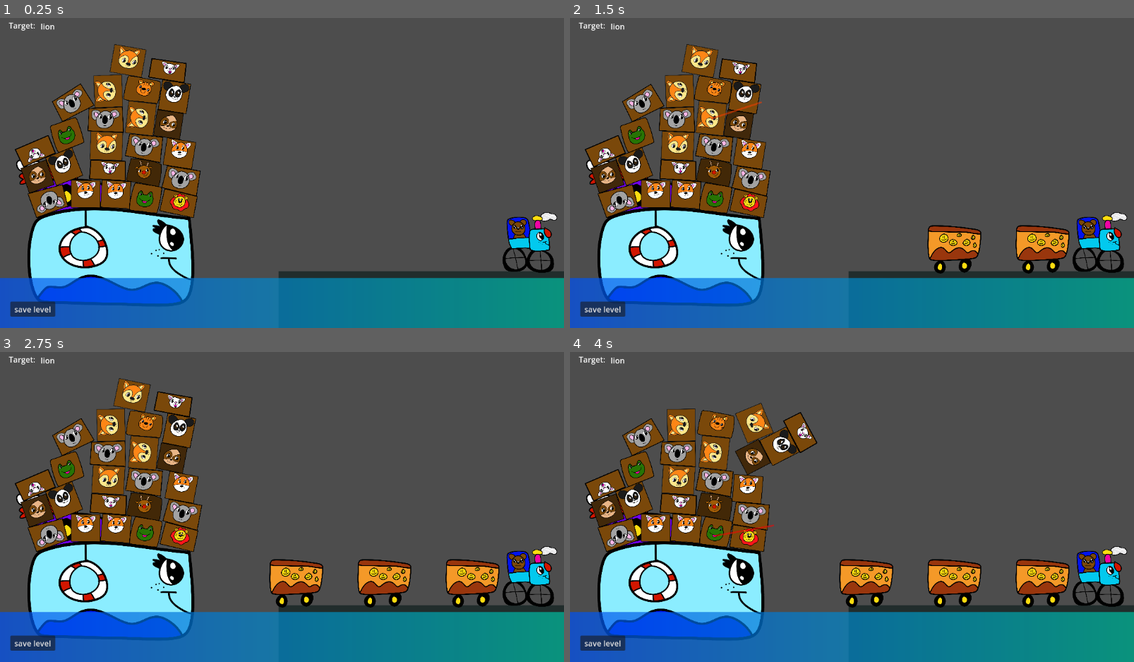
Above: before the commit, frames 1-4 (two rows, left to right).
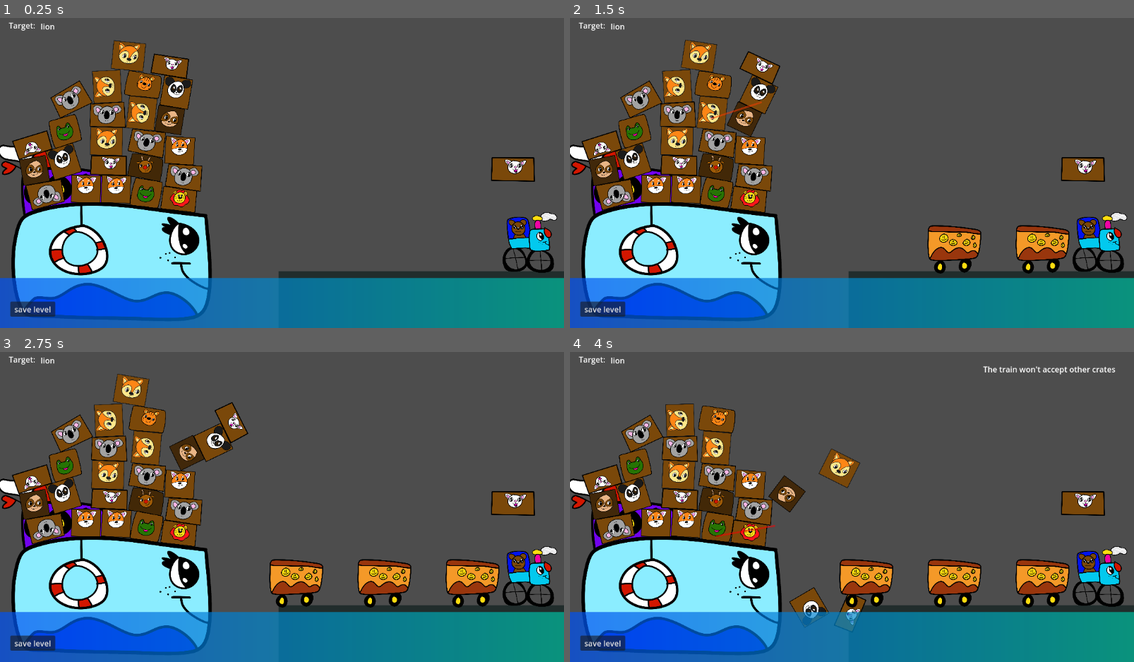
Above: after the commit, the same moments.

Repository: Huntracony/cute-crate-carrier
Game: Godot game, scene res://root.tscn
Two runs of this game, one before a commit and one after it. Both use one fixed random seed, a clock stepped at 60 frames per second and the inputs below.
Inputs (mouse positions are in pixels of both pictures, inside the frame that each line leads up to):
- Up to frame 1 (0.25 s): no input
- Up to frame 2 (1.5 s): drag from (677, 145) to (857, 70) at 0.52 s; drag from (711, 117) to (857, 70) at 1.27 s
- Up to frame 3 (2.75 s): move the mouse to (112, 426) at 2.02 s; click (112, 426) at 2.17 s
- Up to frame 4 (4 s): drag from (699, 395) to (981, 448) at 2.77 s; drag from (716, 534) to (1009, 485) at 3.52 s

The runs differ from the first frame. In frame 1, 15% of the frame differs, in the area x 0-95%, y 7-97%; in frame 2, 16%; in frame 3, 16%; in frame 4, 17%, in the area x 0-97%, y 4-97%.

Commit message:
Begin visual target

Diff:
--- /dev/null
+++ b/CrateTypeImage.gd
@@ -0,0 +1,26 @@
+extends TextureRect
+
+var crateScenes = {
+	fox = preload("res://crates/fox-crate.tscn"),
+	frog = preload("res://crates/frog-crate.tscn"),
+	koala = preload("res://crates/koala-crate.tscn"),
+	lion = preload("res://crates/lion-crate.tscn"),
+	panda = preload("res://crates/panda-crate.tscn"),
+	"red panda" = preload("res://crates/red-panda-crate.tscn"),
+	reindeer = preload("res://crates/reindeer-crate.tscn"),
+	sera = preload("res://crates/sera-crate.tscn"),
+	sloth = preload("res://crates/sloth-crate.tscn"),
+	tiger = preload("res://crates/tiger-crate.tscn")
+}
+# Called when the node enters the scene tree for the first time.
+func _ready():
+	pass # Replace with function body.
+
+
+# Called every frame. 'delta' is the elapsed time since the previous frame.
+func _process(delta):
+#	var crateType = %GameplayLoop.targetCrateType
+#	print(crateType)
+#	texture = crateScenes[crateType]
+
+	pass
--- /dev/null
+++ b/crates/cat-crate.tscn
@@ -0,0 +1,19 @@
+[gd_scene load_steps=3 format=3 uid="uid://cehw4yjtadki5"]
+
+[ext_resource type="Script" path="res://crate.gd" id="1_a2kak"]
+
+[sub_resource type="PhysicsMaterial" id="PhysicsMaterial_0x672"]
+
+[node name="Crate" type="RigidBody2D"]
+input_pickable = true
+physics_material_override = SubResource("PhysicsMaterial_0x672")
+script = ExtResource("1_a2kak")
+
+[node name="Sprite2D" type="Sprite2D" parent="."]
+position = Vector2(6.10352e-05, -8)
+scale = Vector2(0.25, 0.25)
+
+[node name="CollisionPolygon2D" type="CollisionPolygon2D" parent="."]
+polygon = PackedVector2Array(-45, -47, 57, -37, 61, -31, 63, -11, 61, 16, 57, 41, -47, 38, -58, 36, -61, 32, -59, 0, -51, -45)
+
+[connection signal="input_event" from="." to="." method="_on_input_event"]
--- /dev/null
+++ b/crates/fox1-crate.tscn
@@ -0,0 +1,19 @@
+[gd_scene load_steps=3 format=3 uid="uid://xyxhhjrtxee1"]
+
+[ext_resource type="Script" path="res://crate.gd" id="1_eep8y"]
+
+[sub_resource type="PhysicsMaterial" id="PhysicsMaterial_0x672"]
+
+[node name="Crate" type="RigidBody2D"]
+input_pickable = true
+physics_material_override = SubResource("PhysicsMaterial_0x672")
+script = ExtResource("1_eep8y")
+
+[node name="Sprite2D" type="Sprite2D" parent="."]
+position = Vector2(6.10352e-05, -8)
+scale = Vector2(0.25, 0.25)
+
+[node name="CollisionPolygon2D" type="CollisionPolygon2D" parent="."]
+polygon = PackedVector2Array(-46, -54, 53, -48, 47, 46, -53, 40)
+
+[connection signal="input_event" from="." to="." method="_on_input_event"]
--- a/root.tscn
+++ b/root.tscn
@@ -10,6 +10,8 @@
 [ext_resource type="Script" path="res://scripts/win-area.gd" id="8_4dday"]
 [ext_resource type="Script" path="res://scripts/collision-disable-area.gd" id="9_idqc0"]
 [ext_resource type="Script" path="res://scripts/win-indicator.gd" id="10_cddbp"]
+[ext_resource type="Texture2D" uid="uid://dq6bxgdua6tju" path="res://crates/sera-crate.png" id="11_n4vfa"]
+[ext_resource type="Script" path="res://CrateTypeImage.gd" id="11_uvdkm"]
 
 [sub_resource type="RectangleShape2D" id="RectangleShape2D_1lgo2"]
 size = Vector2(2515, 1994)
@@ -49,7 +51,6 @@
 
 [node name="Boat" parent="." instance=ExtResource("3_0kmvy")]
 position = Vector2(107, 444)
-scale = Vector2(0.5, 0.5)
 
 [node name="Dock" parent="." instance=ExtResource("4_achx6")]
 position = Vector2(1247, 724)
@@ -164,6 +165,29 @@
 offset_bottom = -23.0
 text = " save level "
 
+[node name="Control" type="Control" parent="."]
+layout_mode = 3
+anchors_preset = 0
+offset_top = 1000.0
+offset_right = 40.0
+offset_bottom = 1040.0
+
+[node name="CrateTypeImage" type="TextureRect" parent="Control"]
+layout_mode = 1
+anchors_preset = -1
+anchor_left = 0.964
+anchor_top = -1.704
+anchor_right = 1.417
+anchor_bottom = -1.0
+offset_left = 1368.44
+offset_top = -790.84
+offset_right = 1897.32
+offset_bottom = -363.0
+scale = Vector2(0.3, 0.3)
+texture = ExtResource("11_n4vfa")
+expand_mode = 1
+script = ExtResource("11_uvdkm")
+
 [connection signal="target_crate_type_changed" from="GameplayLoop" to="CollisionDisableArea" method="setTarget"]
 [connection signal="target_crate_type_changed" from="GameplayLoop" to="CanvasLayer/Label2" method="_on_gameplay_loop_target_crate_type_changed"]
 [connection signal="body_exited" from="PlayableArea" to="GameplayLoop" method="onCrateLost"]
--- /dev/null
+++ b/scenes/CollisionPolygon2D.gd
@@ -0,0 +1,12 @@
+extends CollisionPolygon2D
+
+
+# Called when the node enters the scene tree for the first time.
+func _ready():
+	pass # Replace with function body.
+
+
+# Called every frame. 'delta' is the elapsed time since the previous frame.
+func _process(delta):
+#	position.y = get_parent().basePosition
+	pass
--- /dev/null
+++ b/scenes/Sprite2D.gd
@@ -0,0 +1,12 @@
+extends Sprite2D
+
+
+# Called when the node enters the scene tree for the first time.
+func _ready():
+	pass # Replace with function body.
+
+
+# Called every frame. 'delta' is the elapsed time since the previous frame.
+func _process(delta):
+#	position.y = get_parent().basePosition
+	pass
--- /dev/null
+++ b/scenes/boat.gd
@@ -0,0 +1,16 @@
+extends RigidBody2D
+const MAX_BOB = 3
+const BOB = false
+var basePosition = 0
+var time = 0
+# Called when the node enters the scene tree for the first time.
+func _ready():
+	if BOB:
+		basePosition = position.y
+
+
+# Called every frame. 'delta' is the elapsed time since the previous frame.
+func _process(delta):
+	if BOB:
+		time += delta
+		position.y = basePosition + sin(time) * MAX_BOB
--- a/scenes/boat.tscn
+++ b/scenes/boat.tscn
@@ -1,15 +1,19 @@
-[gd_scene load_steps=2 format=3 uid="uid://bhe2posvt06ua"]
+[gd_scene load_steps=3 format=3 uid="uid://bhe2posvt06ua"]
 
+[ext_resource type="Script" path="res://scenes/boat.gd" id="1_augf2"]
 [ext_resource type="Texture2D" uid="uid://bxutm1gqq7frr" path="res://textures/boat.png" id="1_bv5kt"]
 
-[node name="Boat" type="StaticBody2D"]
+[node name="Boat" type="RigidBody2D"]
 position = Vector2(250, 439)
-scale = Vector2(0.6, 0.6)
+gravity_scale = 0.0
+freeze = true
+script = ExtResource("1_augf2")
 
 [node name="CollisionPolygon2D" type="CollisionPolygon2D" parent="."]
-scale = Vector2(-0.8, 0.8)
+rotation = -3.14159
+scale = Vector2(0.48, -0.48)
 polygon = PackedVector2Array(-714, -134, -56, -214, 256, -218, 450, -184, 568, -143, 617, -102, 641, -48, 674, 171, 664, 406, 617, 552, 566, 597, -482, 627, -628, 607, -703, 558, -737, 444, -746, 239)
 
 [node name="Sprite2D" type="Sprite2D" parent="."]
-scale = Vector2(0.8, 0.8)
+scale = Vector2(0.48, 0.48)
 texture = ExtResource("1_bv5kt")
Not shown: 1 places in root.tscn that only renumber resources
